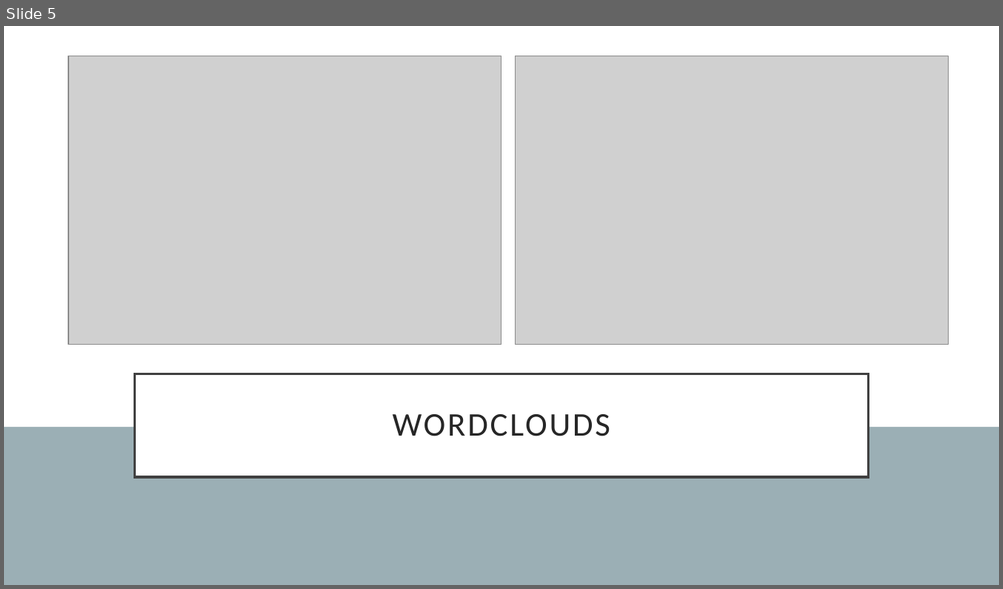
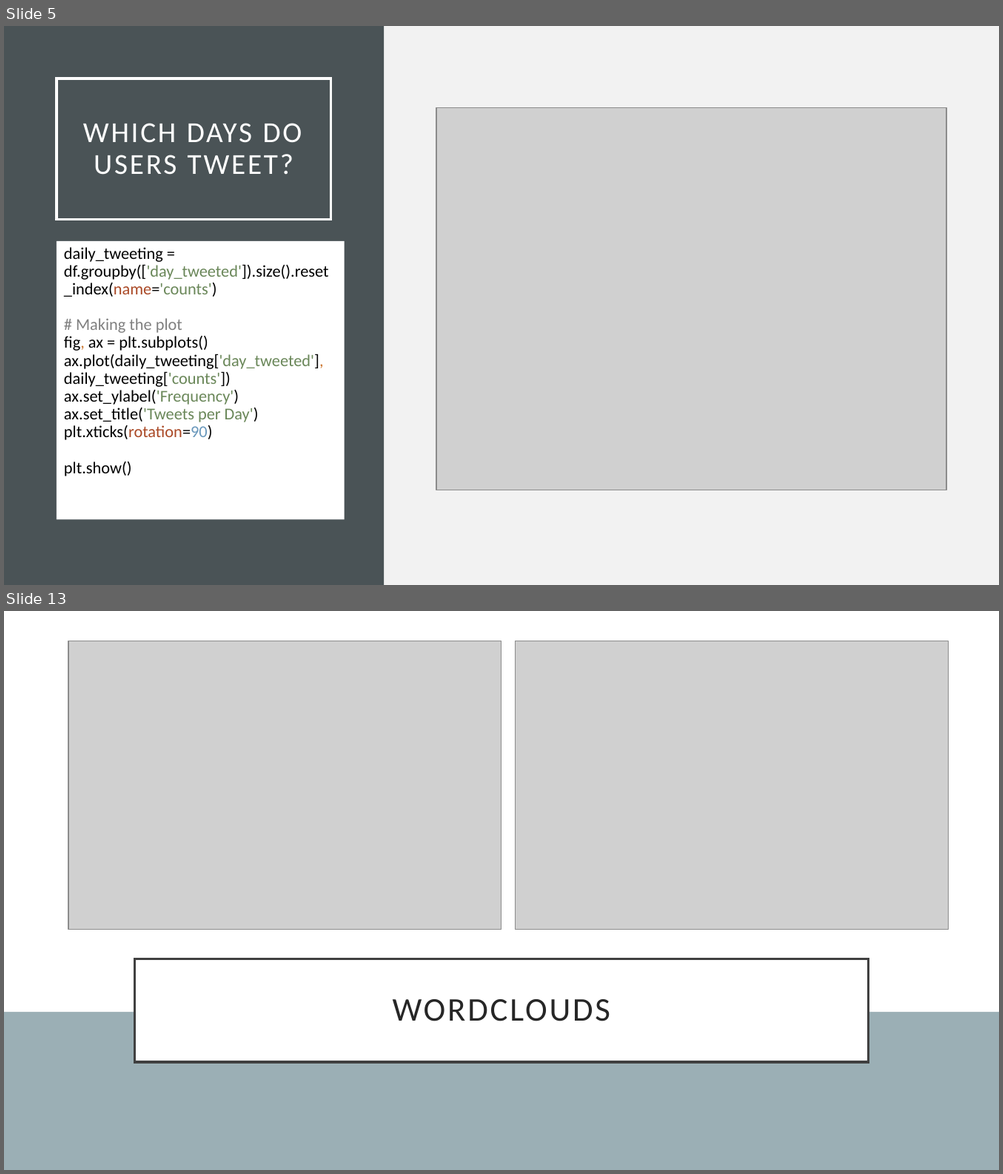
Before and after one commit to ghelms/US_ELECTION, a slide deck: P3_Presentation.pptx. Shown one above the other, each under a label of ours: slide 5 before the commit, slides 5 and 13 after it; the slides between them are not shown. The pictures are 1003x589 and 1003x1174 pixels, drawn with LibreOffice and Linux fonts; fonts in the diff are those of the drawing; grey boxes stand for pictures. Boxes give left, top, right and bottom in pixels: in the first picture for what was removed or moved away, otherwise in the second. Text is boxed around its words. In the diff, an @@ line names an element or a change of style, - is before the commit and + after.

```diff
--- a/P3_Presentation.pptx
+++ b/P3_Presentation.pptx
@@ slide 5 added at <box>4,26,999,585</box>, background #F2F2F2 @@
@@ rectangle added at <box>4,26,384,585</box>, fill #4A5356 @@
@@ title added at <box>57,79,331,219</box>, outline #FFFFFF 2.5 pt, 28 pt, text #FFFFFF @@
+WHICH DAYS DO USERS TWEET?
@@ picture added at <box>436,108,946,491</box> @@
@@ rectangle added at <box>57,241,344,520</box>, fill #FFFFFF, 16 pt, text #000000 @@
+daily_tweeting = df.groupby(['day_tweeted']).size().reset_index(name='counts')
+# Making the plot
+fig, ax = plt.subplots()
+ax.plot(daily_tweeting['day_tweeted'], daily_tweeting['counts'])
+ax.set_ylabel('Frequency')
+ax.set_title('Tweets per Day')
+plt.xticks(rotation=90)
+plt.show()
@@ what was slide 5 is now slide 13 @@
```
Also in this commit, not shown: 7 slides changed, 1 other slide added, 1 slide removed, 1 other file.
